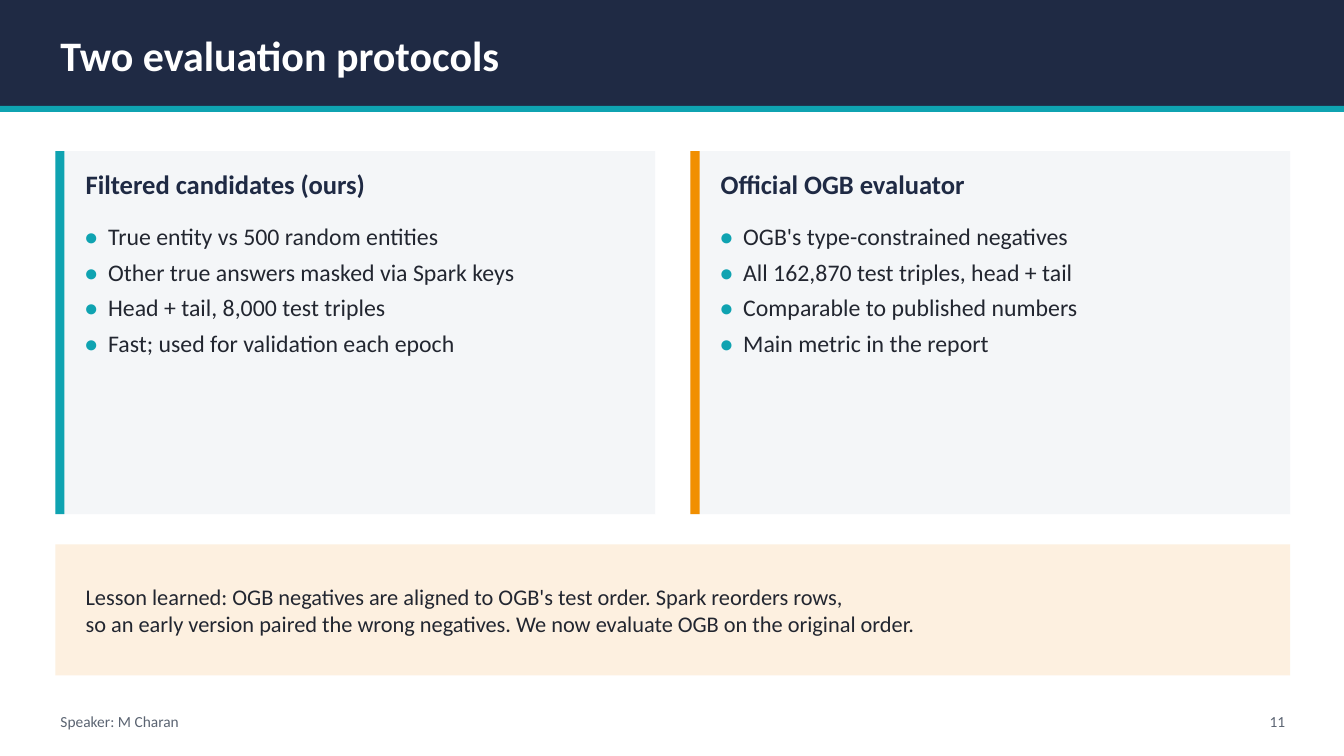
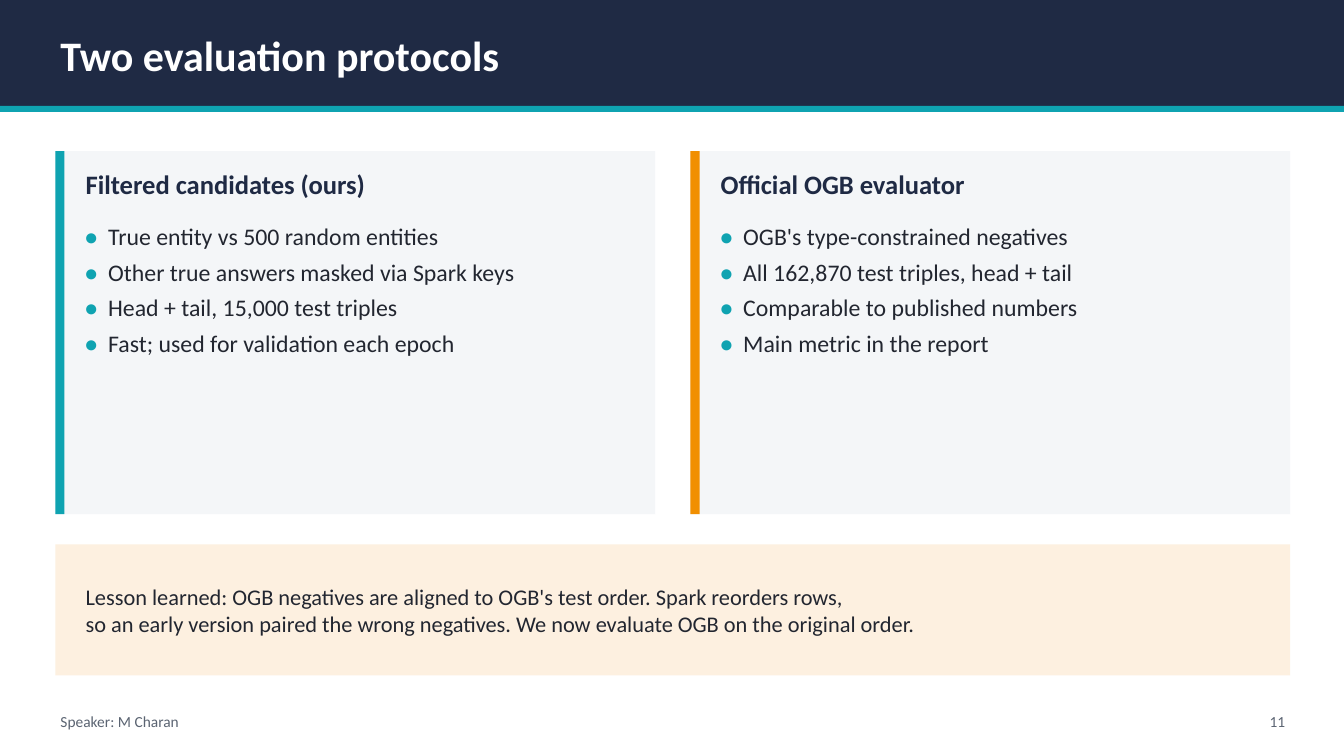
Before and after one commit to Charanponaganti/Knowledge-Graph-Completion-with-R-GCN-CompGCN, a slide deck: slide 11 of report/slides/kg_completion_presentation.pptx. Drawn at 1344x756 pixels with LibreOffice and Linux fonts; fonts in the diff are those of the drawing. Boxes give left, top, right and bottom in pixels: in the first picture for what was removed or moved away, otherwise in the second. Text is boxed around its words. In the diff, an @@ line names an element or a change of style, - is before the commit and + after.

```diff
--- a/report/slides/kg_completion_presentation.pptx
+++ b/report/slides/kg_completion_presentation.pptx
@@ text at (x1=108, y1=299, x2=397, y2=320): text changed @@
-• Head + tail, 8,000 test triples
+• Head + tail, 15,000 test triples
```
Also in this commit, not shown: 8 other slides changed, 27 other files.
